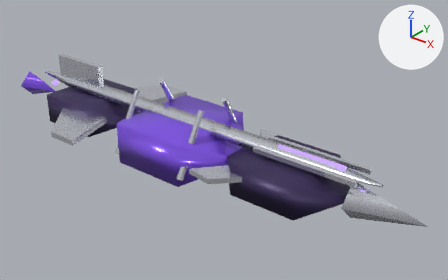
A saved change to the glTF model docs/concept-art/models/chorister-hadron.glb.
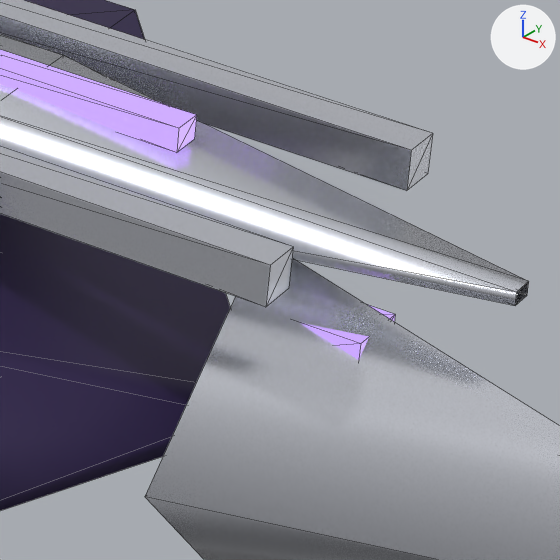
The first picture shows the older version from a camera (50 mm lens) standing at (37.7, -40.8, 26.7) and looking at (3.4, 1.9, 0.1). The close-ups show the older and then the newer version on the part from 73% to 86% of the width and 55% to 77% of the height of that picture. Only the edits that show in the close-ups are written down. Every picture has the same lights, and +X, +Y and +Z are marked at upper right. The close-ups show mesh edges as thin lines. Where no turn or scale is listed for an object, it has been applied to the vertices.

In view in the first close-up: 'bow_prism', 'nav_bow', 'rail_p', 'rail_s', 'rail_seam', 'segment_0', 'spine'.
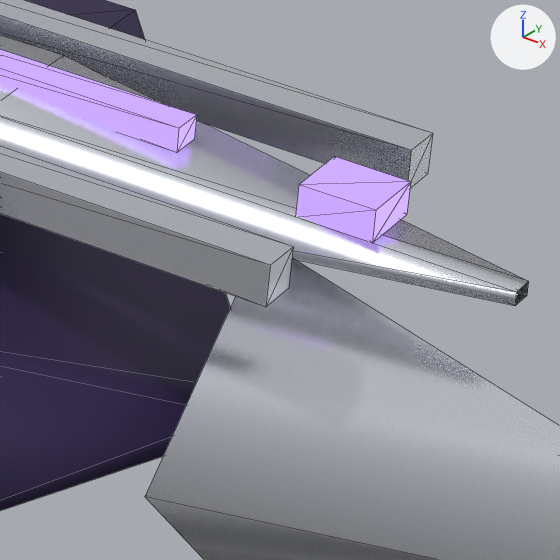
Edits to the bpy script that builds the scene:
```text
Change ob_nav_bow:
    ob_nav_bow.location: (19.26, 0.0, 1.15) -> (19.26, 0.0, 2.48)
```

Location of each change, (x1, y1, x2, y2) in pixels of the close-ups (560 x 560 px):
'nav_bow', moved
    before: (301, 305, 395, 360)
    after: (296, 156, 411, 243)
